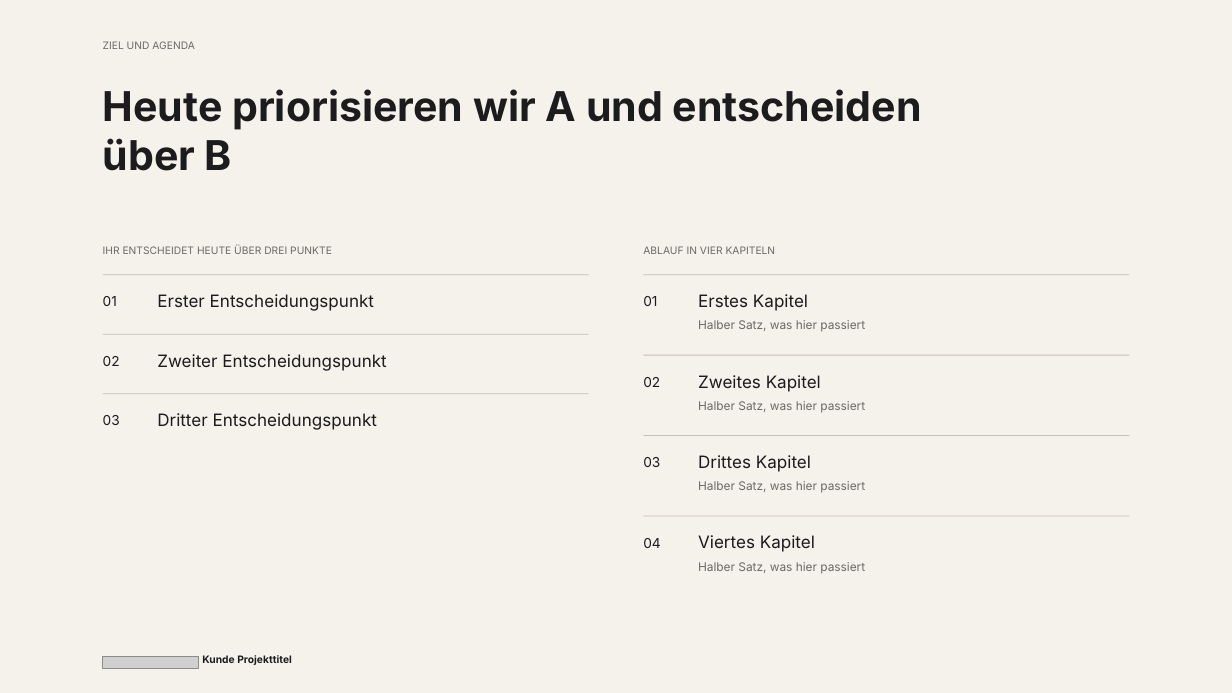
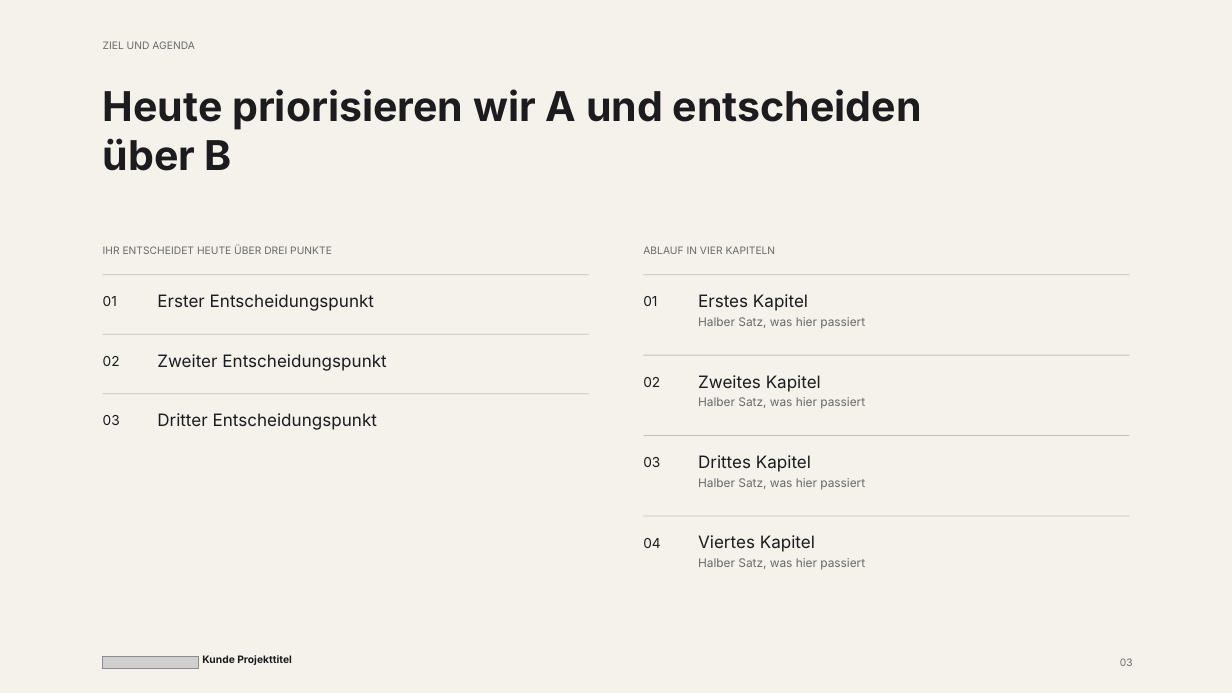
Before and after one commit to BMNils/bridgemaker-brandbook, a slide deck: slide 3 of langdock/pptx-template/bridgemaker-slides-template.pptx. Drawn at 1232x693 pixels with LibreOffice and Linux fonts; fonts in the diff are those of the drawing; grey boxes stand for pictures. Boxes give left, top, right and bottom in pixels: in the first picture for what was removed or moved away, otherwise in the second. Text is boxed around its words. In the diff, an @@ line names an element or a change of style, - is before the commit and + after.

```diff
--- a/langdock/pptx-template/bridgemaker-slides-template.pptx
+++ b/langdock/pptx-template/bridgemaker-slides-template.pptx
@@ text "Erstes Kapitel": place and size @@
-text "Erstes Kapitel" at box(698, 320, 865, 332)
+text "Erstes Kapitel" at box(698, 294, 865, 329)
@@ text at box(698, 317, 865, 329): more space between paragraphs @@
@@ text "Zweites Kapitel": place and size @@
-text "Zweites Kapitel" at box(698, 401, 865, 413)
+text "Zweites Kapitel" at box(698, 375, 865, 409)
@@ text at box(698, 397, 865, 409): more space between paragraphs @@
@@ text at box(698, 478, 865, 490): more space between paragraphs @@
@@ text "Drittes Kapitel": place and size @@
-text "Drittes Kapitel" at box(698, 481, 865, 493)
+text "Drittes Kapitel" at box(698, 455, 865, 490)
@@ text "Viertes Kapitel": place and size @@
-text "Viertes Kapitel" at box(698, 562, 865, 574)
+text "Viertes Kapitel" at box(698, 535, 865, 570)
@@ text at box(698, 558, 865, 570): more space between paragraphs @@
@@ text added at box(1120, 658, 1133, 666), 8 pt, text #6B6B65 @@
+03
```
Also in this commit, not shown: 18 other slides changed, 2 other files.
